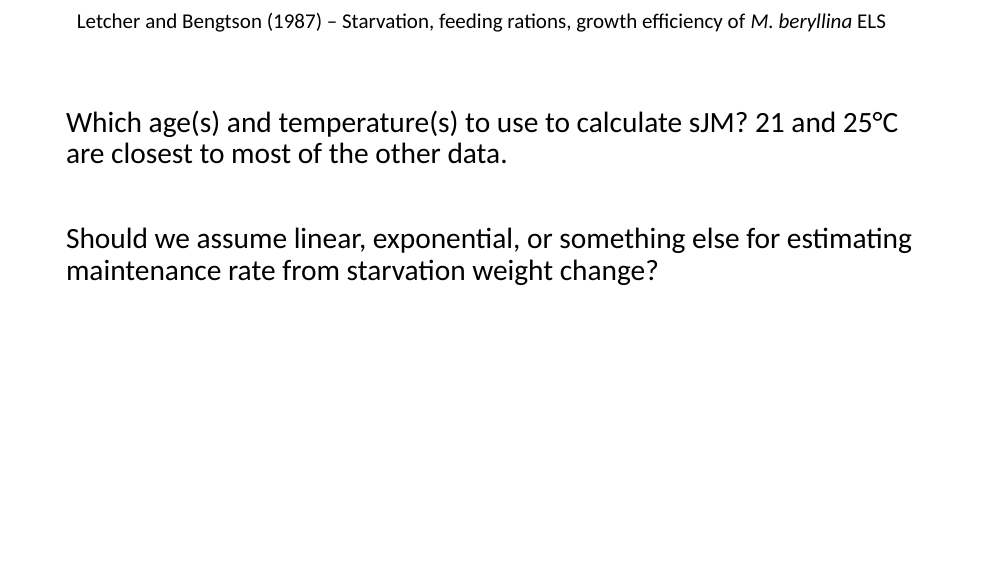
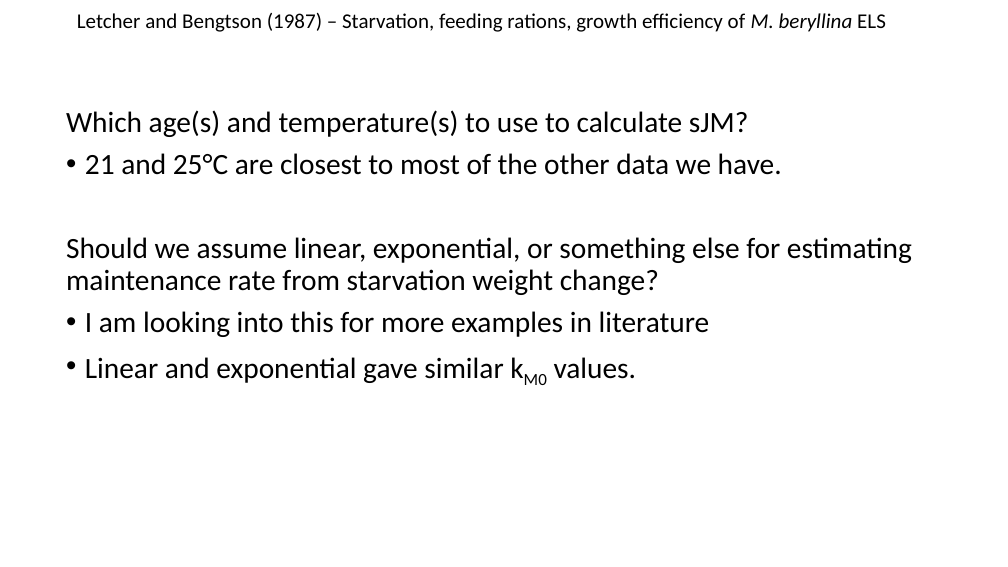
Before and after one commit to tschwemmer/MenidiaOA, a slide deck: slide 10 of DEBkiss results/Current version and updates.pptx (slide 6 before the commit). Drawn at 1008x567 pixels with LibreOffice and Linux fonts; fonts in the diff are those of the drawing. Boxes give left, top, right and bottom in pixels: in the first picture for what was removed or moved away, otherwise in the second. Text is boxed around its words. In the diff, an @@ line names an element or a change of style, - is before the commit and + after.

```diff
--- a/DEBkiss results/Current version and updates.pptx
+++ b/DEBkiss results/Current version and updates.pptx
@@ text at box(66, 110, 782, 175): text changed @@
-Which age(s) and temperature(s) to use to calculate sJM? 21 and 25°C are closest to most of the other data.
+Which age(s) and temperature(s) to use to calculate sJM?
+• 21 and 25°C are closest to most of the other data we have.
@@ text at box(85, 311, 710, 383): paragraphs added @@
+• I am looking into this for more examples in literature
+• Linear and exponential gave similar kM0 values.
```
Also in this commit, not shown: 6 other slides changed, 2 slides added, 6 slides removed, 1 other file.
